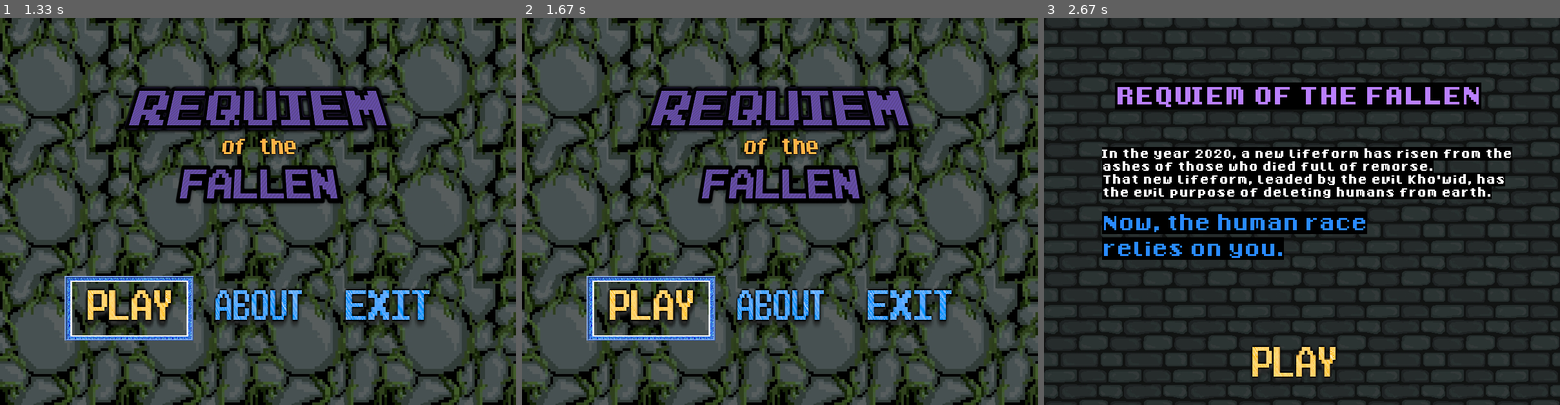
Above: before the commit, frames 1-3 (left to right).
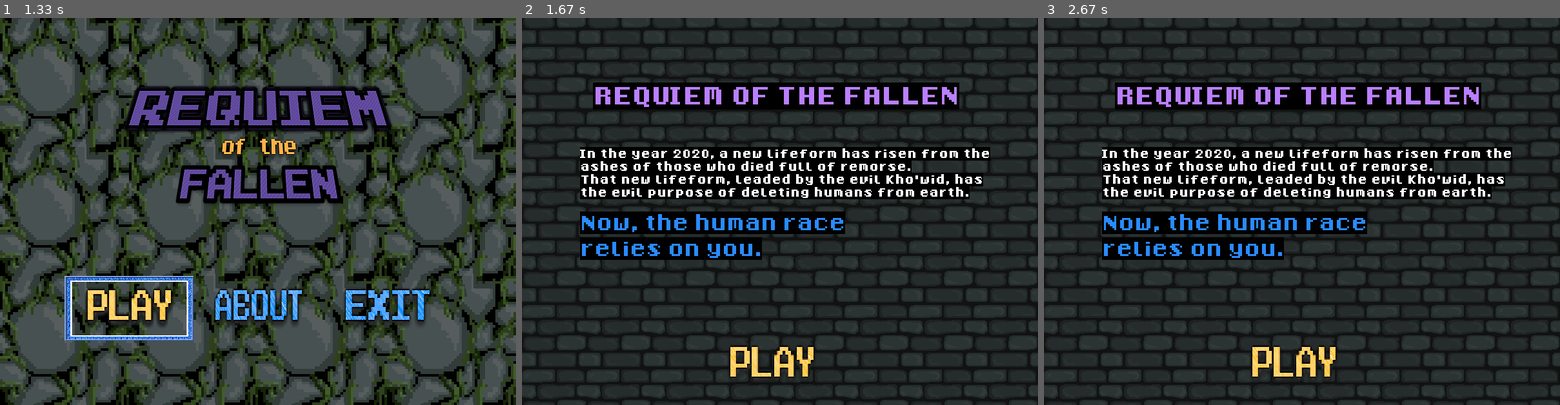
Above: after the commit, the same moments.

Repository: Gabo-TheCreator/MACC_ProyectoProgramacion2020-1
Game: pygame game, started from REQUIEM OF THE FALLEN/main.py
Two runs of this game, one before a commit and one after it. Both use one fixed random seed, a clock stepped at 60 frames per second and the inputs below.
Inputs:
- Up to frame 1 (1.33 s): tap Enter at 0.33 s
- Up to frame 2 (1.67 s): no input
- Up to frame 3 (2.67 s): no input

Frame 1 is identical in both runs. In frame 2, 78% of the frame differs, in the area x 0-100%, y 0-100%; in frame 3, nothing differs.

Commit message:
cambios varios

Diff:
--- a/REQUIEM OF THE FALLEN/MainMenu.py
+++ b/REQUIEM OF THE FALLEN/MainMenu.py
@@ -5,6 +5,7 @@
 from Constantes import Constants
 from enums import Enums
 from pygame.locals import *
+from Utils import *
 
 class MainMenu(ScreenProtocol):
     screen: pygame.surface = None
@@ -22,6 +23,9 @@
             self.mainManager = mainManager
 
     def loadView(self):
+
+        music(Common.main_theme, 1)
+
         while True:
             # Initialize
             event = pygame.event.wait()
@@ -42,8 +46,9 @@
                 elif key == K_RETURN:
                     if self.redirectToScreen(self.buttonsInteractor.buttonIndex):
                         break
+            pygame.display.update()
+        pygame.mixer.music.fadeout(900)
 
-            pygame.display.update()
 
     def reloadViewsForSelectedButtonInIndex(self, newIndex, withSound):
         # Unselected Views
@@ -79,6 +84,7 @@
             #Need to be implemented
             return True
         elif selectedButtonIndex == 1: #ABOUT
+            pygame.time.wait(500)
             self.mainManager.initAbout()
             return True
         elif  selectedButtonIndex == 2: #EXIT
--- a/REQUIEM OF THE FALLEN/Utils.py
+++ b/REQUIEM OF THE FALLEN/Utils.py
@@ -54,4 +54,4 @@
         pygame.time.wait(1000)
 
     elif screen == Enums.Screens.introduction:
-        pygame.time.wait(2000)
+        pygame.time.wait(1000)
--- a/REQUIEM OF THE FALLEN/introduction.py
+++ b/REQUIEM OF THE FALLEN/introduction.py
@@ -24,6 +24,7 @@
 
     def loadView(self):
         # Initialize
+        music(Common.menu_theme, -1)
         self.common.Confirm.play()
         waitBeforeLoadingNextActions(self.mainManager.screenState)
         self.screen.blit(Constants.extras.bg_2, (0, 0))
@@ -92,6 +93,7 @@
                     waitBeforeLoadingNextActions(self.mainManager.screenState)
                     if self.redirectToScreen(0):
                         break
+        pygame.mixer.music.stop()
 
     def loadData(self):
         print("loadData")
